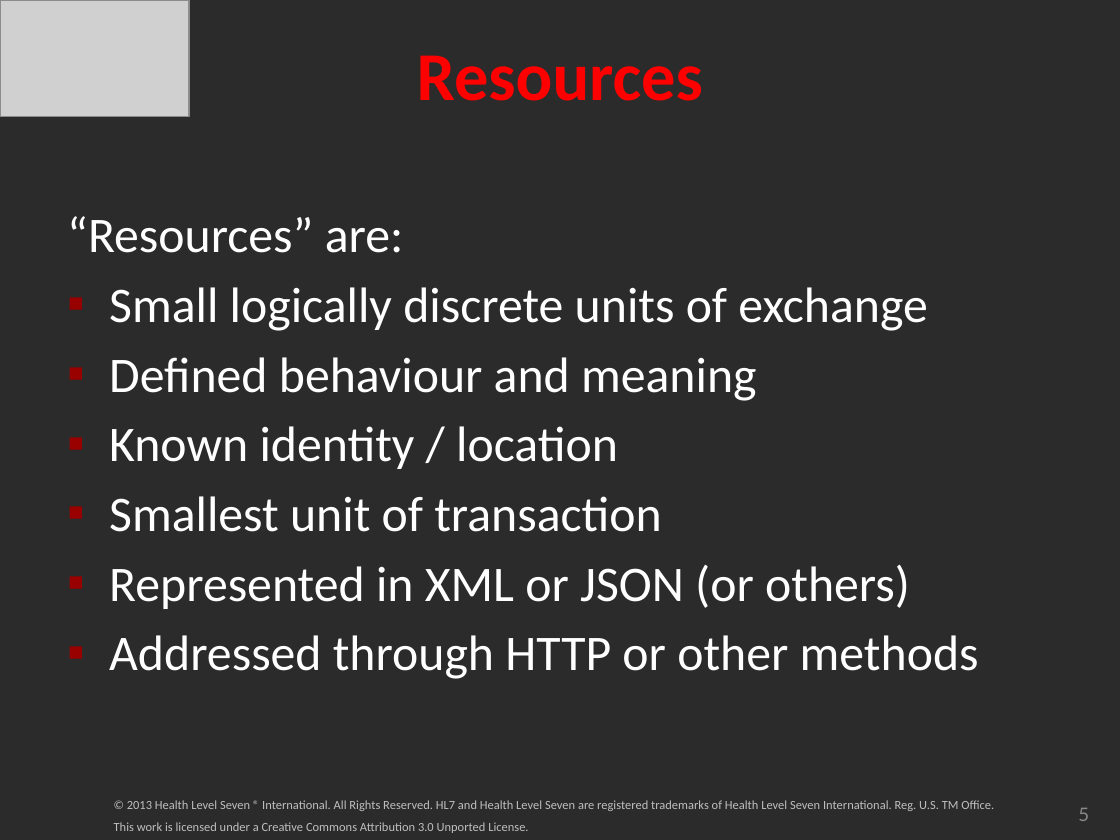
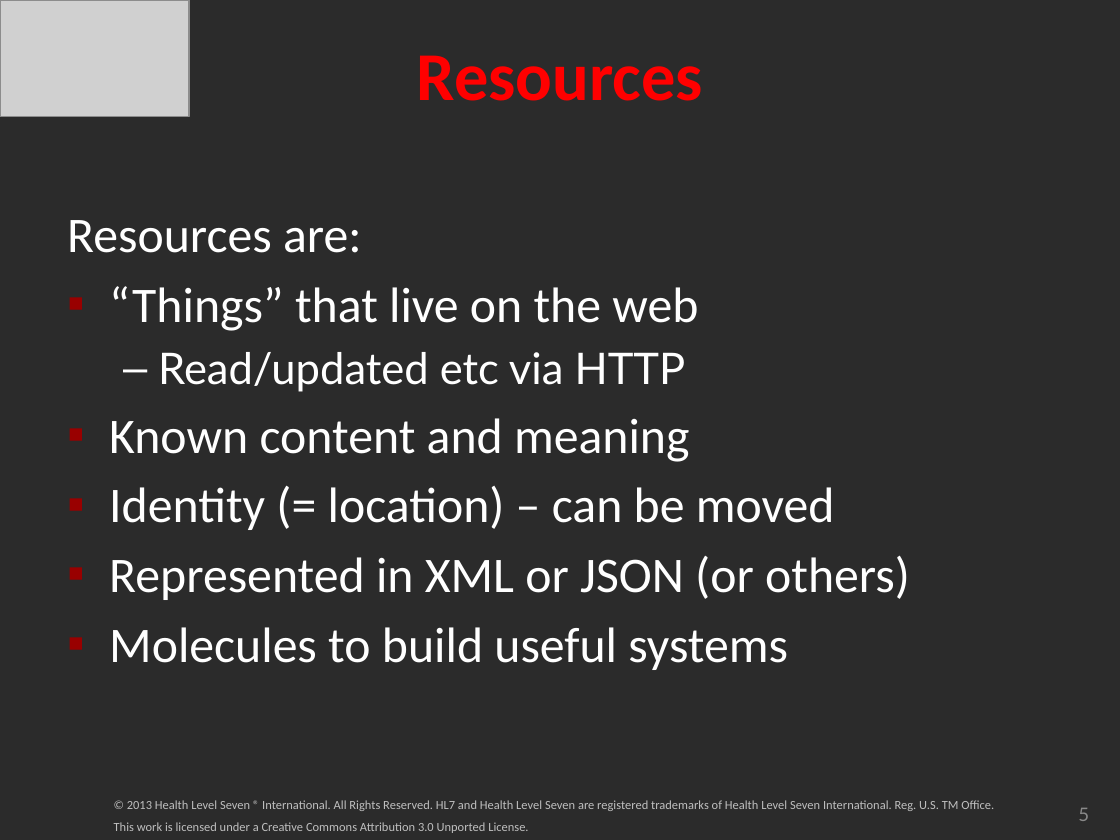
Before and after one commit to vista-novo/fhir, a slide deck: slide 5 of presentations/2013-03 HIMSS/FHIR HIMSS 2013.pptx. Drawn at 1120x840 pixels with LibreOffice and Linux fonts; fonts in the diff are those of the drawing; grey boxes stand for pictures; background and template pictures are left out; a plain dark background stands for a picture behind light text. Boxes give left, top, right and bottom in pixels: in the first picture for what was removed or moved away, otherwise in the second. Text is boxed around its words. In the diff, an @@ line names an element or a change of style, - is before the commit and + after.

```diff
--- a/presentations/2013-03 HIMSS/FHIR HIMSS 2013.pptx
+++ b/presentations/2013-03 HIMSS/FHIR HIMSS 2013.pptx
@@ text at box(67, 220, 835, 530): text changed @@
-“Resources” are:
-▪ Small logically discrete units of exchange
-▪ Defined behaviour and meaning
-▪ Known identity / location
-▪ Smallest unit of transaction
+Resources are:
+▪ “Things” that live on the web
+  – Read/updated etc via HTTP
+▪ Known content and meaning
+▪ Identity (= location) – can be moved
@@ text at box(109, 627, 788, 670): text changed @@
-▪ Addressed through HTTP or other methods
+▪ Molecules to build useful systems
```
Also in this commit, not shown: 10 other files.
